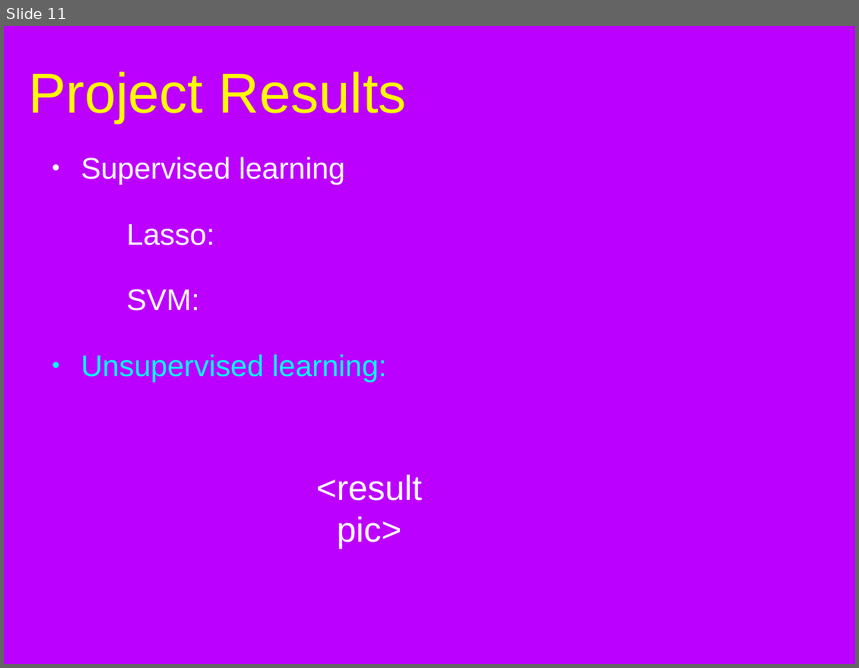
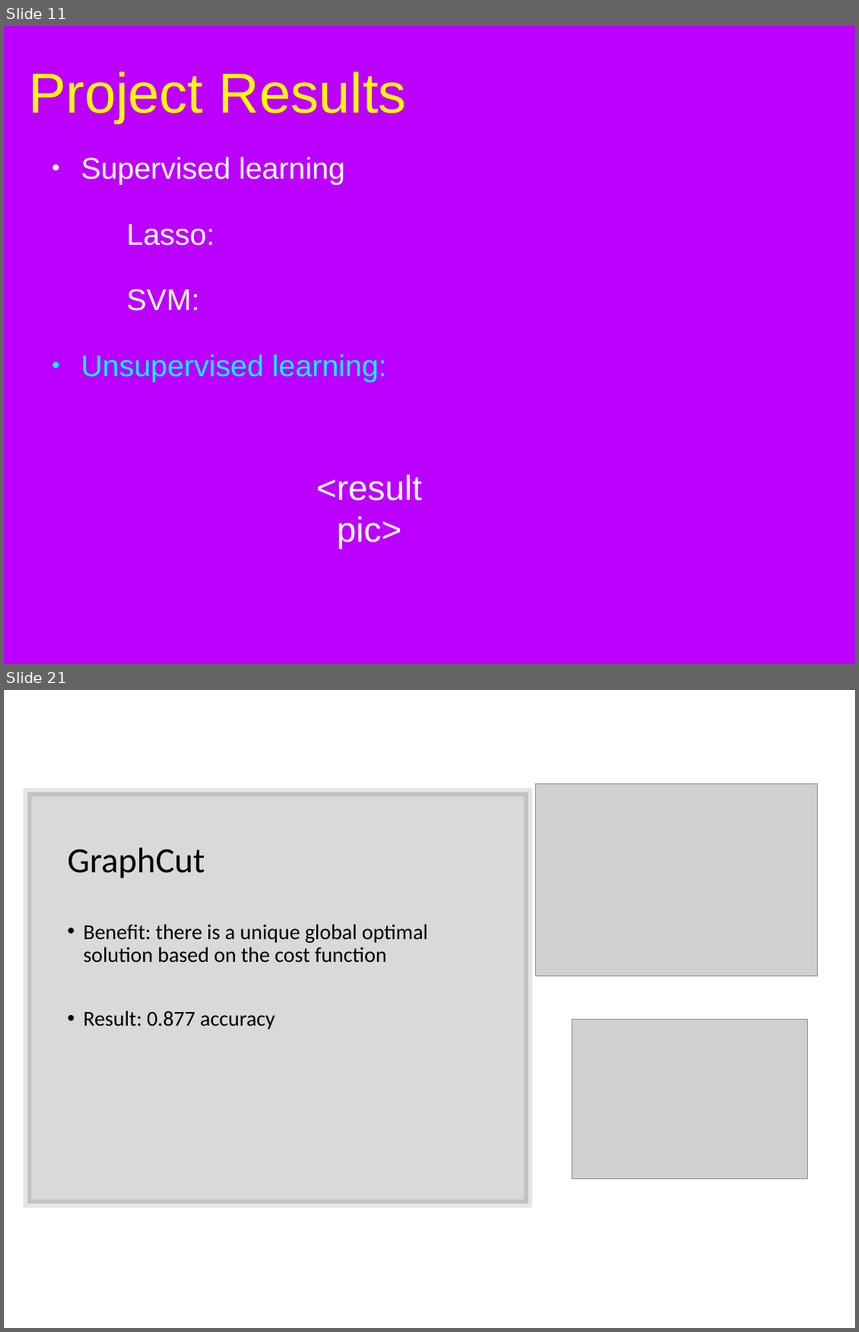
Before and after one commit to bx3/EE595, a slide deck: document/595combine.pptx. Shown one above the other, each under a label of ours: slide 11 before the commit, slides 11 and 21 after it; the slides between them are not shown. The pictures are 859x668 and 859x1332 pixels, drawn with LibreOffice and Linux fonts; fonts in the diff are those of the drawing; grey boxes stand for pictures; background and template pictures are left out. Boxes give left, top, right and bottom in pixels: in the first picture for what was removed or moved away, otherwise in the second. Text is boxed around its words. In the diff, an @@ line names an element or a change of style, - is before the commit and + after.

```diff
--- a/document/595combine.pptx
+++ b/document/595combine.pptx
@@ slide 21 added at [4,690,855,1328], background #FFFFFF @@
@@ rectangle added at [28,793,528,1205], fill #000000 at 15% opacity, outline #000000 10 pt @@
@@ picture added at [535,784,818,976] @@
@@ title added at [67,847,205,878], 42.7 pt, text #000000 @@
+GraphCut
@@ text added at [83,924,428,1030], 25.6 pt, text #000000 @@
+• Benefit: there is a unique global optimal solution based on the cost function
+• Result: 0.877 accuracy
@@ picture added at [572,1019,808,1179] @@
```
Also in this commit, not shown: 5 slides changed, 13 other slides added, 1 slide removed.
